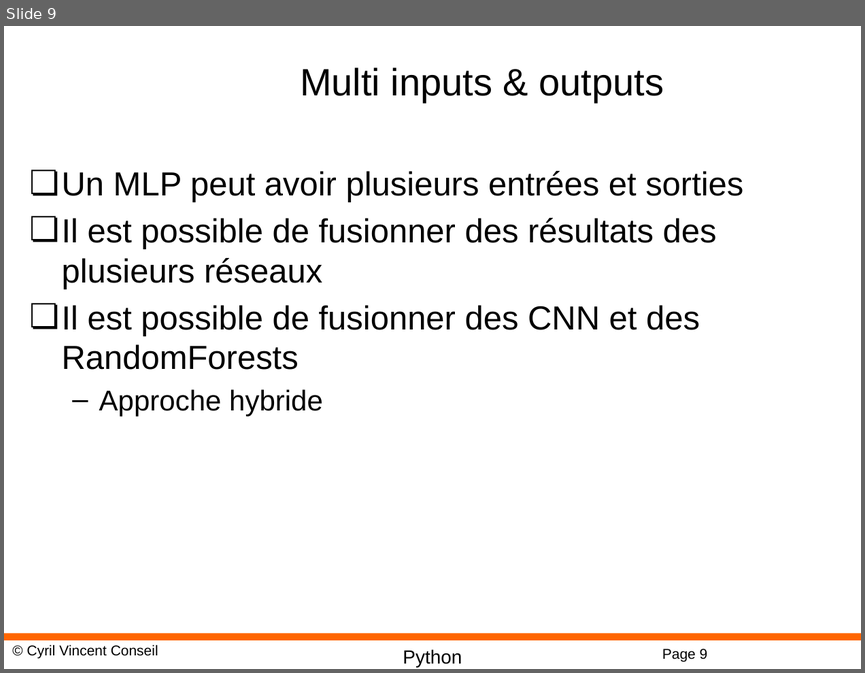
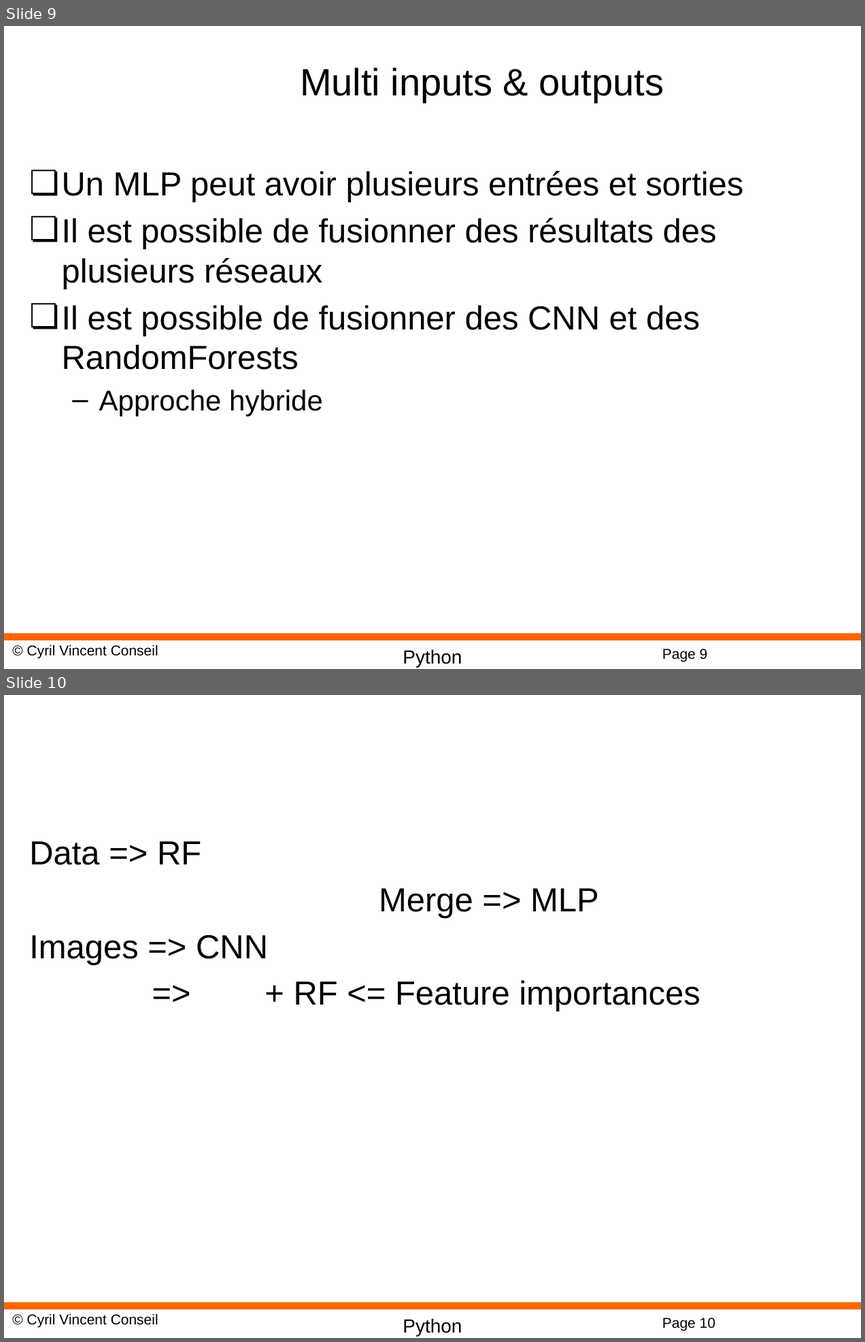
Before and after one commit to cyrilvincent/DL, a slide deck: PPT/DeepLearning14-CNN-Advanced.pptx. Shown one above the other, each under a label of ours: slide 9 before the commit, slides 9 and 10 after it. The pictures are 865x673 and 865x1342 pixels, drawn with LibreOffice and Linux fonts; fonts in the diff are those of the drawing; background and template pictures are left out. Boxes give left, top, right and bottom in pixels: in the first picture for what was removed or moved away, otherwise in the second. Text is boxed around its words. In the diff, an @@ line names an element or a change of style, - is before the commit and + after.

```diff
--- a/PPT/DeepLearning14-CNN-Advanced.pptx
+++ b/PPT/DeepLearning14-CNN-Advanced.pptx
@@ slide 10 added at (4,695,861,1338), background #FFFFFF; not listed: 4 template elements that a slide beside it also shows @@
@@ text added at (29,841,700,1012), 28 pt, text #000000 @@
+Data => RF
+            Merge => MLP
+Images => CNN
+=> + RF <= Feature importances
```
Also in this commit, not shown: 9 other files.
